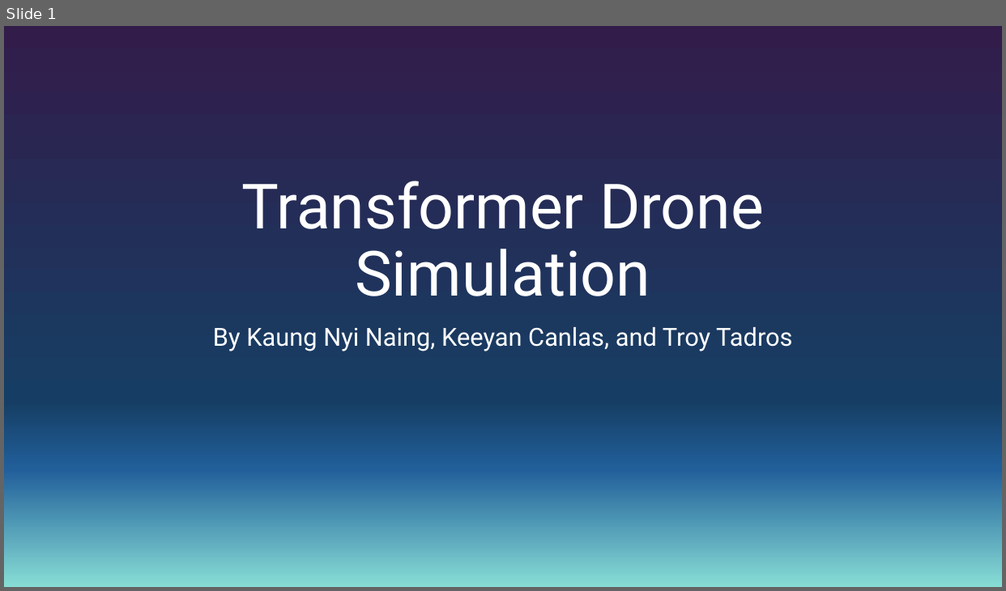
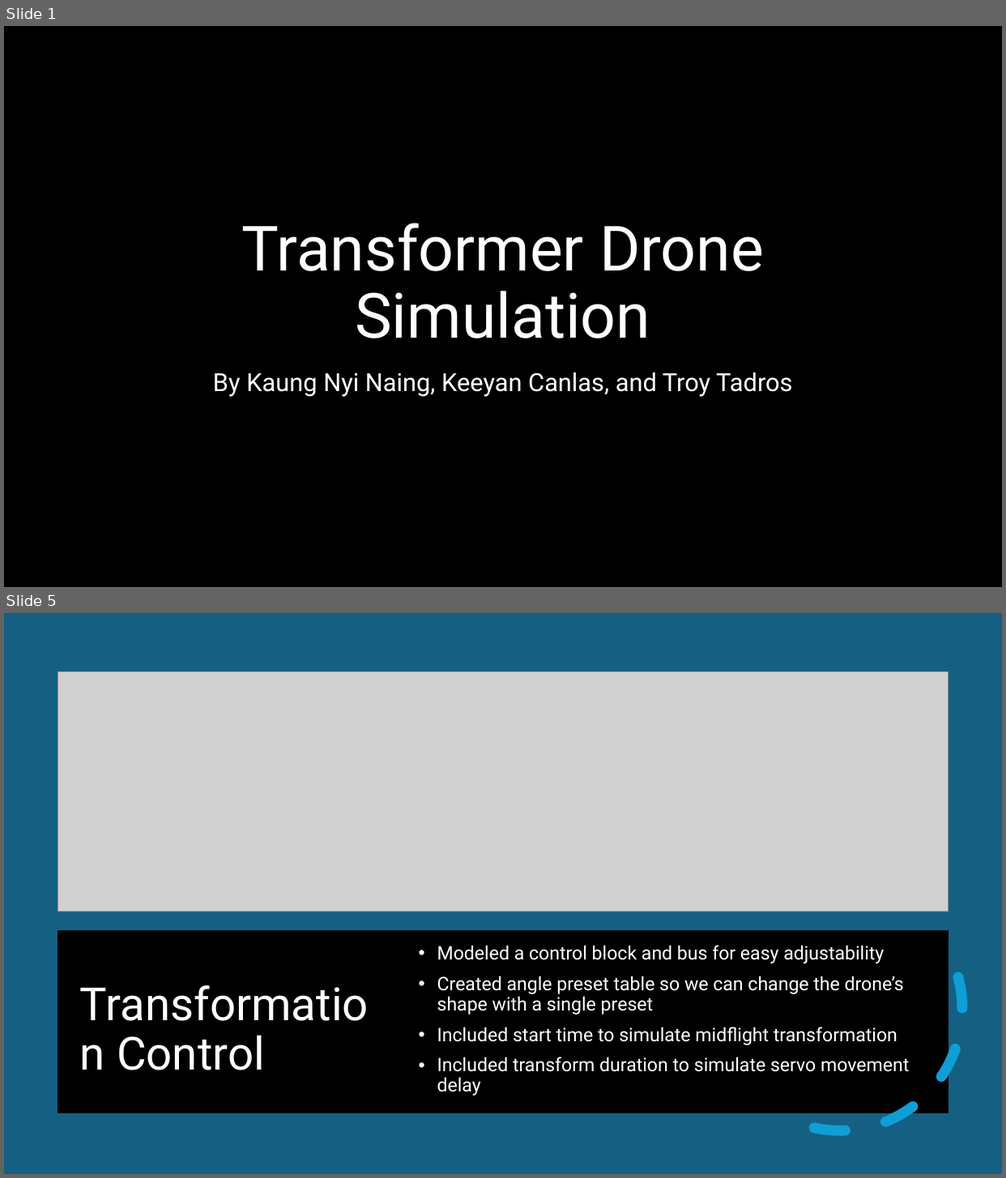
Before and after one commit to KNN1244/Transformer_Drone_RSCL, a slide deck: Documentation/Firday_3_6_2026_Presentation.pptx. Shown one above the other, each under a label of ours: slide 1 before the commit, slides 1 and 5 after it; the slides between them are not shown. The pictures are 1006x591 and 1006x1178 pixels, drawn with LibreOffice and Linux fonts; fonts in the diff are those of the drawing; grey boxes stand for pictures; background and template pictures are left out. Boxes give left, top, right and bottom in pixels: in the first picture for what was removed or moved away, otherwise in the second. Text is boxed around its words. In the diff, an @@ line names an element or a change of style, - is before the commit and + after.

```diff
--- a/Documentation/Firday_3_6_2026_Presentation.pptx
+++ b/Documentation/Firday_3_6_2026_Presentation.pptx
@@ slide 5 added at (4,613,1002,1174), background #156082 @@
@@ picture added at (58,671,948,912) @@
@@ arc (boxed as its full ellipse) added at (691,859,989,1158), outline #0F9ED5 10 pt dashed @@
@@ rectangle added at (58,931,948,1112), fill #000000, outline #000000 1.5 pt @@
@@ text added at (437,945,909,1096), 18 pt, text #FFFFFF @@
+• Modeled a control block and bus for easy adjustability
+• Created angle preset table so we can change the drone’s shape with a single preset
+• Included start time to simulate midflight transformation
+• Included transform duration to simulate servo movement delay
@@ title added at (117,1035,265,1071), 44 pt, text #FFFFFF @@
+Transformation Control
@@ slide 1 changed as well @@
@@ background gradient #321C4A to #163E64 to #215F9A to #87DDD5 to picture (left out) @@
@@ rectangle added at (4,26,1002,587), fill #000000 @@
@@ title "Transformer Drone Simulation": place and size @@
-title "Transformer Drone Simulation" at (241,181,764,297)
+title "Transformer Drone Simulation" at (241,223,764,339)
@@ subtitle "By Kaung Nyi Naing, Keeyan ...": place and size @@
-subtitle "By Kaung Nyi Naing, Keeyan ..." at (213,327,792,352)
+subtitle "By Kaung Nyi Naing, Keeyan ..." at (213,373,792,397)
```
Also in this commit, not shown: 8 other slides added, 1 slide removed.
